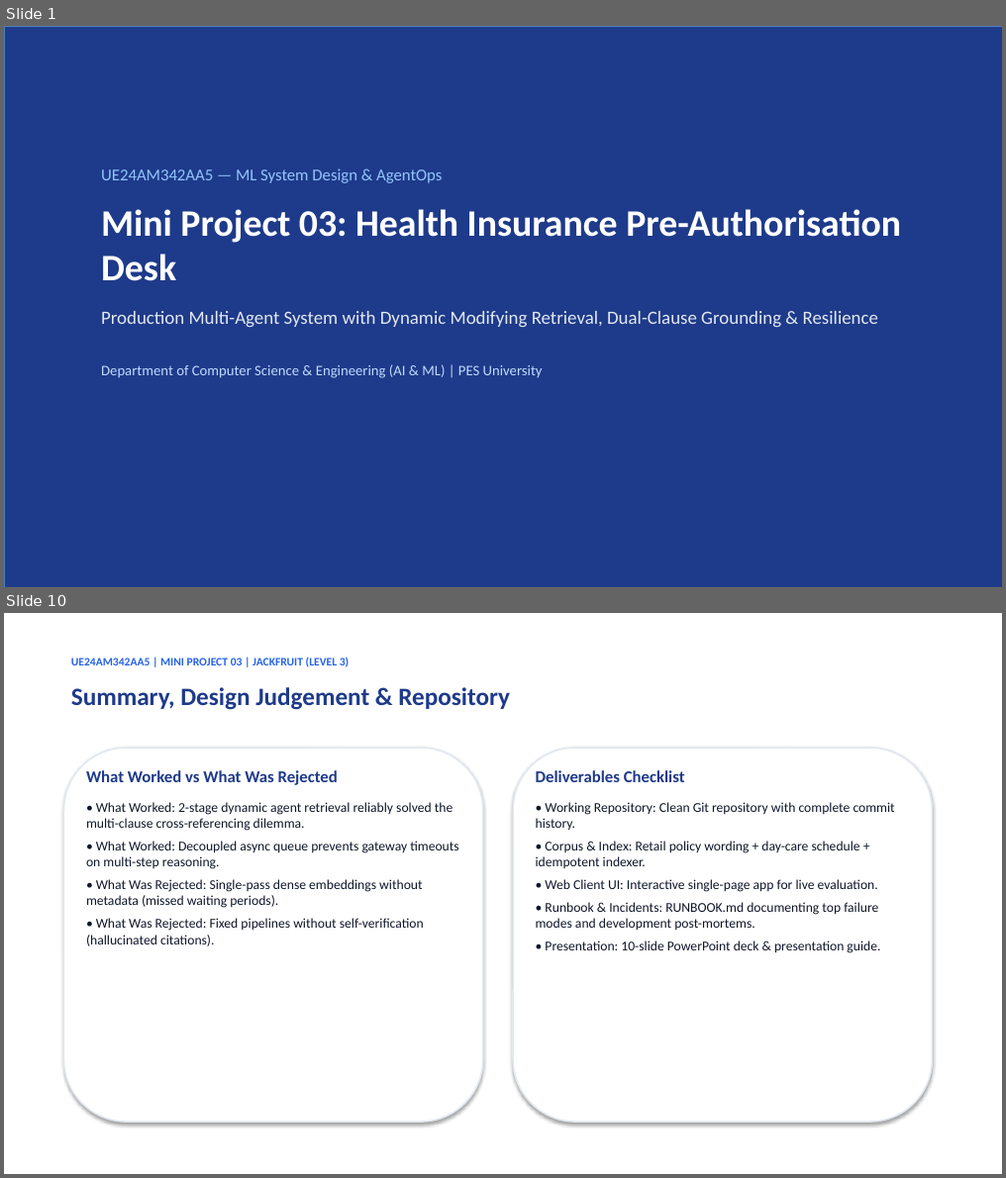
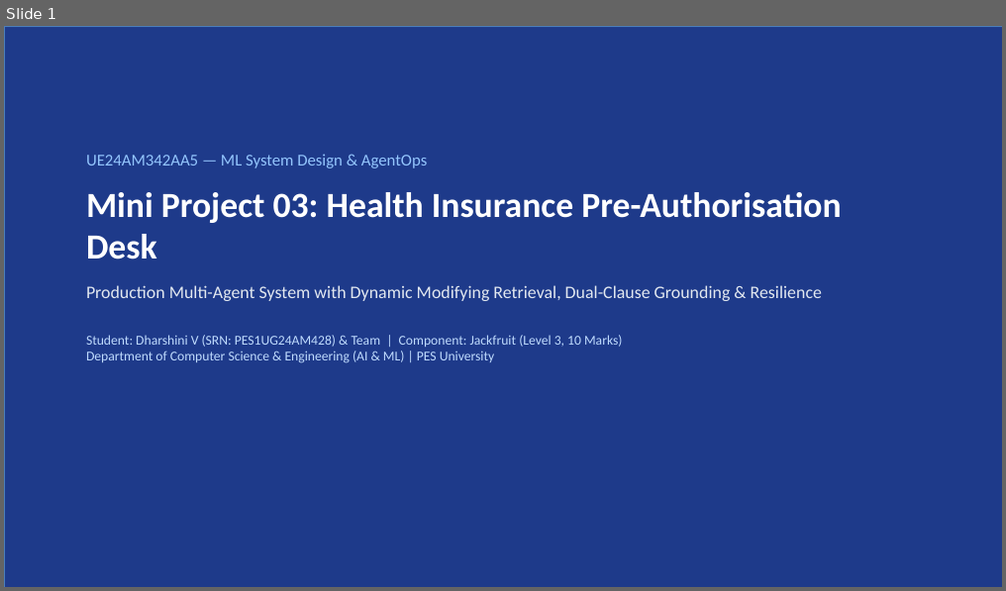
Before and after one commit to DharshiniPES/health-insurance-preauth-desk, a slide deck: PreAuthorisation_Desk_Presentation.pptx. Shown one above the other, each under a label of ours: slides 1 and 10 before the commit, slide 1 after it; the slides between them are not shown. The pictures are 1006x1178 and 1006x591 pixels, drawn with LibreOffice and Linux fonts; fonts in the diff are those of the drawing. Boxes give left, top, right and bottom in pixels: in the first picture for what was removed or moved away, otherwise in the second. Text is boxed around its words. In the diff, an @@ line names an element or a change of style, - is before the commit and + after.

```diff
--- a/PreAuthorisation_Desk_Presentation.pptx
+++ b/PreAuthorisation_Desk_Presentation.pptx
@@ slide 10 removed at box(4, 613, 1002, 1174), background #FFFFFF @@
@@ text removed at box(71, 657, 349, 667) @@
-UE24AM342AA5 | MINI PROJECT 03 | JACKFRUIT (LEVEL 3)
@@ text removed at box(71, 687, 510, 710) @@
-Summary, Design Judgement & Repository
@@ rounded rectangle removed at box(63, 748, 483, 1122) @@
@@ rounded rectangle removed at box(513, 748, 933, 1122) @@
@@ text removed at box(86, 770, 458, 947) @@
-What Worked vs What Was Rejected
-• What Worked: 2-stage dynamic agent retrieval reliably solved the multi-clause cross-referencing dilemma.
-• What Worked: Decoupled async queue prevents gateway timeouts on multi-step reasoning.
-• What Was Rejected: Single-pass dense embeddings without metadata (missed waiting periods).
-• What Was Rejected: Fixed pipelines without self-verification (hallucinated citations).
@@ text removed at box(536, 770, 895, 954) @@
-Deliverables Checklist
-• Working Repository: Clean Git repository with complete commit history.
-• Corpus & Index: Retail policy wording + day-care schedule + idempotent indexer.
-• Web Client UI: Interactive single-page app for live evaluation.
-• Runbook & Incidents: RUNBOOK.md documenting top failure modes and development post-mortems.
-• Presentation: 10-slide PowerPoint deck & presentation guide.
@@ slide 1 changed as well @@
@@ text "UE24AM342AA5 — ML System Design ...": place and size @@
-text "UE24AM342AA5 — ML System Design ..." at box(101, 169, 901, 378)
+text "UE24AM342AA5 — ML System Design ..." at box(86, 154, 841, 364)
@@ text at box(86, 154, 841, 301): size 36 to 34 pt in "Mini Project 03: Health Insurance Pre-Authorisation Desk"; size 18 to 17 pt in "Production Multi-Agent System with Dynamic Modifying Retriev ..."; less space between paragraphs @@
@@ text at box(86, 335, 622, 364): text changed; size 14 to 13 pt @@
-Department of Computer Science & Engineering (AI & ML) | PES University
+Student: Dharshini V (SRN: PES1UG24AM428) & Team | Component: Jackfruit (Level 3, 10 Marks)
+Department of Computer Science & Engineering (AI & ML) | PES University
```
Also in this commit, not shown: 4 other slides changed, 7 slides added, 4 other slides removed, 5 other files.
